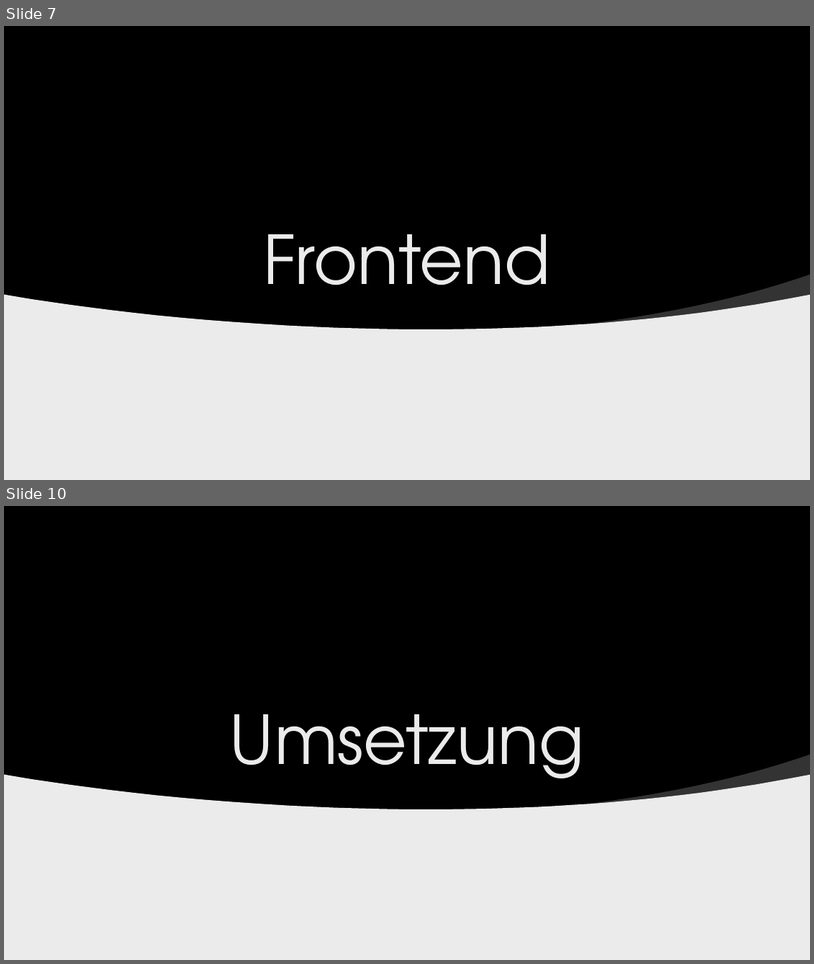
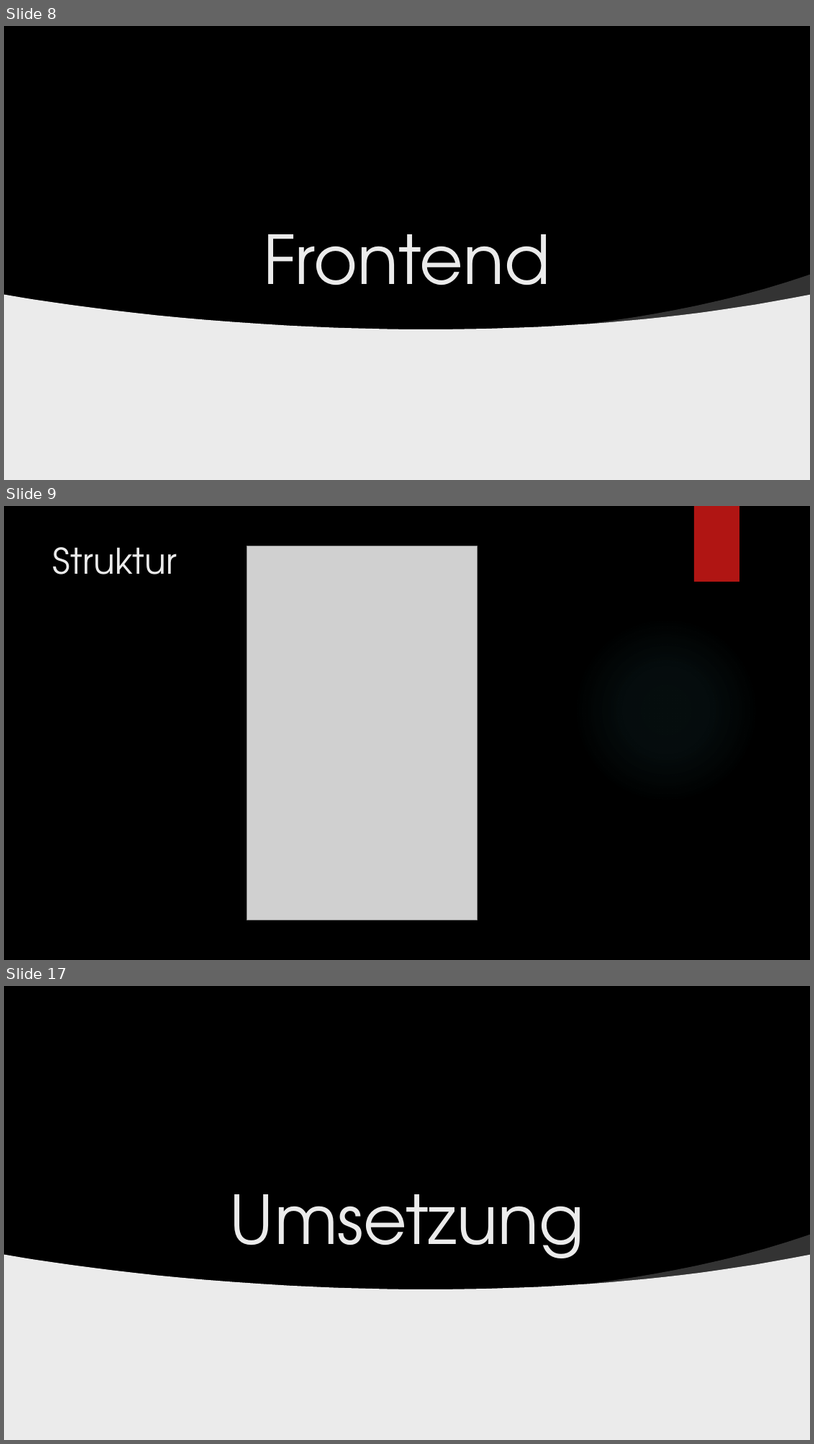
Before and after one commit to der10pm/gca, a slide deck: GCA_Abschlusspraesi_Szablewski_Linnenbaum.pptx. Shown one above the other, each under a label of ours: slides 7 and 10 before the commit, slides 8, 9 and 17 after it; the slides between them are not shown. The pictures are 814x964 and 814x1444 pixels, drawn with LibreOffice and Linux fonts; fonts in the diff are those of the drawing; grey boxes stand for pictures; background and template pictures are left out. Boxes give left, top, right and bottom in pixels: in the first picture for what was removed or moved away, otherwise in the second. Text is boxed around its words. In the diff, an @@ line names an element or a change of style, - is before the commit and + after.

```diff
--- a/GCA_Abschlusspraesi_Szablewski_Linnenbaum.pptx
+++ b/GCA_Abschlusspraesi_Szablewski_Linnenbaum.pptx
@@ slide 9 added at (x1=4, y1=506, x2=810, y2=960), background picture (left out) @@
@@ rectangle added at (x1=694, y1=506, x2=740, y2=582), fill #B01513 @@
@@ title added at (x1=53, y1=547, x2=177, y2=574), 42 pt, text #EBEBEB @@
+Struktur
@@ picture added at (x1=247, y1=546, x2=477, y2=919) @@
@@ ellipse added at (x1=574, y1=617, x2=759, y2=803), fill gradient #50B9C1 @@
@@ what was slide 7 is now slide 8 @@
@@ what was slide 10 is now slide 17 @@
```
Also in this commit, not shown: 6 slides changed, 15 other slides added, 5 slides removed.
